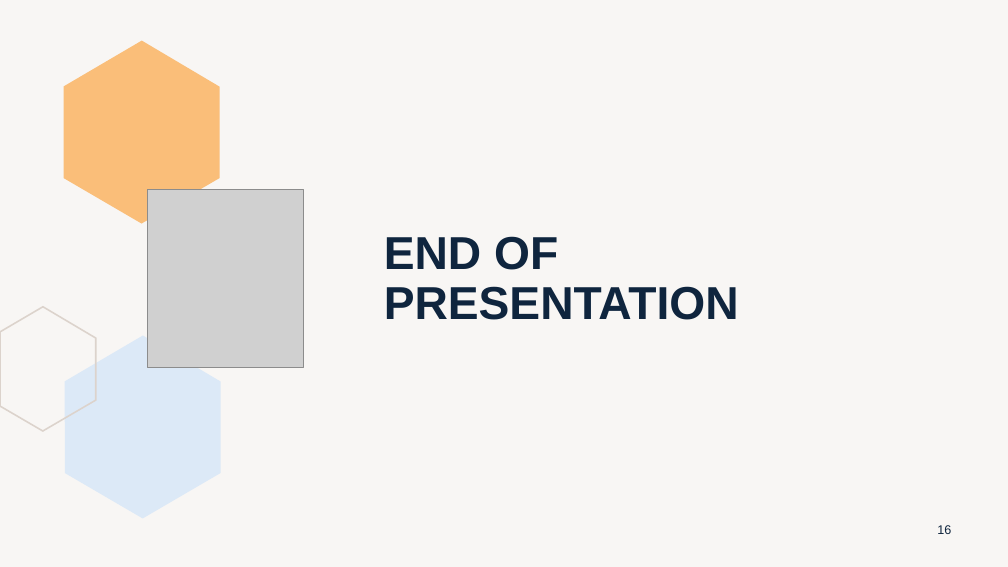
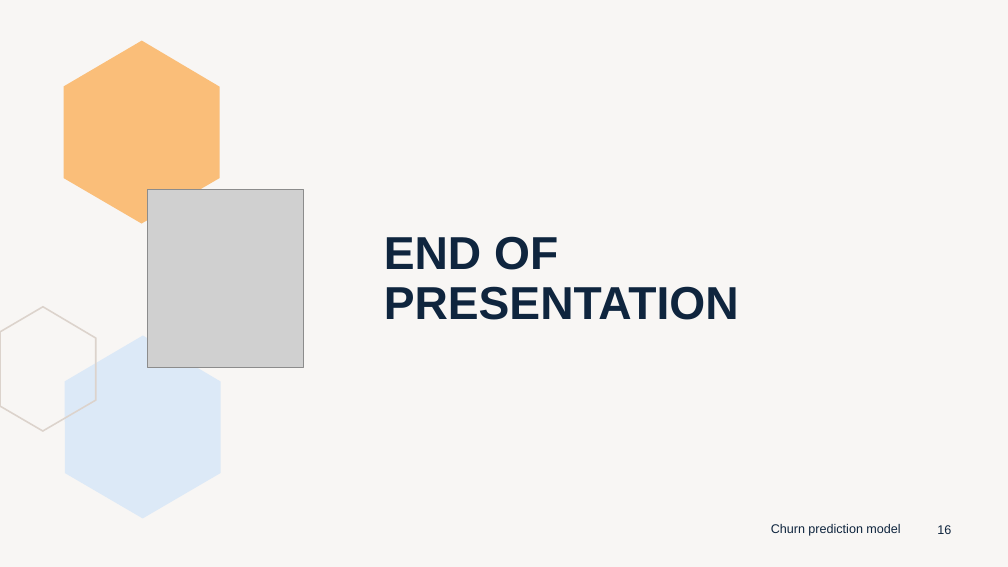
Before and after one commit to peerapat-t/telco_churn_prediction_model, a slide deck: slide 16 of Telco churn prediction model presentation.pptx. Drawn at 1008x567 pixels with LibreOffice and Linux fonts; fonts in the diff are those of the drawing; grey boxes stand for pictures. Boxes give left, top, right and bottom in pixels: in the first picture for what was removed or moved away, otherwise in the second. Text is boxed around its words. In the diff, an @@ line names an element or a change of style, - is before the commit and + after.

```diff
--- a/Telco churn prediction model presentation.pptx
+++ b/Telco churn prediction model presentation.pptx
@@ text added at bbox=[771, 524, 900, 536], 12 pt, text #0F253E @@
+Churn prediction model
```
Also in this commit, not shown: 17 other slides changed, 2 other files.
